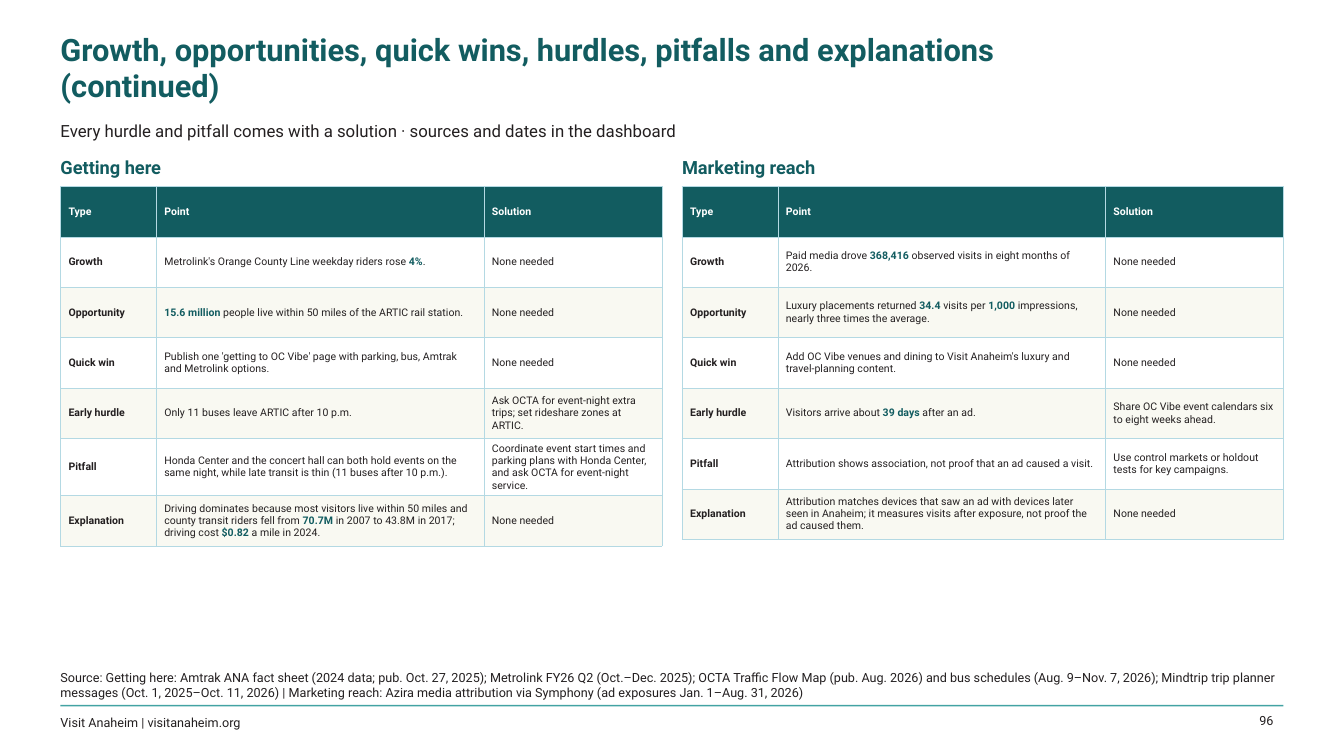
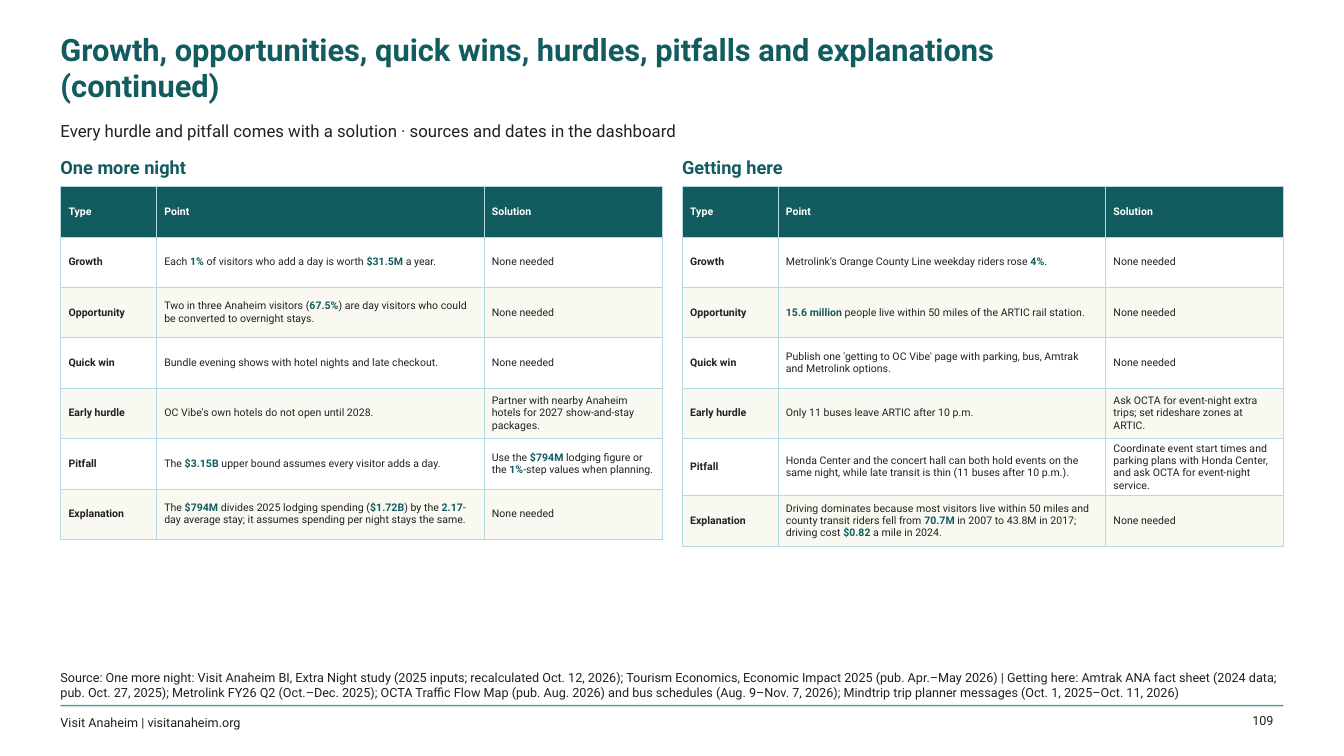
Before and after one commit to bi-visitanaheim/oc-vibe-insights, a slide deck: slide 109 of public/OC_Vibe_Insights.pptx (slide 96 before the commit). Drawn at 1344x756 pixels with LibreOffice and Linux fonts; fonts in the diff are those of the drawing; background and template pictures are left out. Boxes give left, top, right and bottom in pixels: in the first picture for what was removed or moved away, otherwise in the second. Text is boxed around its words. In the diff, an @@ line names an element or a change of style, - is before the commit and + after.

```diff
--- a/public/OC_Vibe_Insights.pptx
+++ b/public/OC_Vibe_Insights.pptx
@@ text at box(60, 160, 186, 178): text changed @@
-Getting here
+One more night
@@ text at box(682, 160, 782, 178): text changed @@
-Marketing reach
+Getting here
@@ table added at box(60, 187, 662, 529), 7 rows, 3 columns @@
+Type | Point | Solution
+Growth | Each 1% of visitors who add a day is worth $31.5M a year. | None needed
+Opportunity | Two in three Anaheim visitors (67.5%) are day visitors who could be converted to overnight stays. | None needed
+Quick win | Bundle evening shows with hotel nights and late checkout. | None needed
+Early hurdle | OC Vibe's own hotels do not open until 2028. | Partner with nearby Anaheim hotels for 2027 show-and-stay packages.
+Pitfall | The $3.15B upper bound assumes every visitor adds a day. | Use the $794M lodging figure or the 1%-step values when planning.
+Explanation | The $794M divides 2025 lodging spending ($1.72B) by the 2.17-day average stay; it assumes spending per night stays the same. | None needed
@@ table: place and size @@
-table at box(60, 187, 662, 542)
+table at box(683, 187, 1285, 542)
@@ table removed at box(683, 187, 1285, 533), 7 rows, 3 columns @@
-Type | Point | Solution
-Growth | Paid media drove 368,416 observed visits in eight months of 2026. | None needed
-Opportunity | Luxury placements returned 34.4 visits per 1,000 impressions, nearly three times the average. | None needed
-Quick win | Add OC Vibe venues and dining to Visit Anaheim's luxury and travel-planning content. | None needed
-Early hurdle | Visitors arrive about 39 days after an ad. | Share OC Vibe event calendars six to eight weeks ahead.
-Pitfall | Attribution shows association, not proof that an ad caused a visit. | Use control markets or holdout tests for key campaigns.
-Explanation | Attribution matches devices that saw an ad with devices later seen in Anaheim; it measures visits after exposure, not proof the ad caused them. | None needed
@@ text at box(60, 672, 1277, 700): text changed @@
-Source: Getting here: Amtrak ANA fact sheet (2024 data; pub. Oct. 27, 2025); Metrolink FY26 Q2 (Oct.–Dec. 2025); OCTA Traffic Flow Map (pub. Aug. 2026) and bus schedules (Aug. 9–Nov. 7, 2026); Mindtrip trip planner messages (Oct. 1, 2025–Oct. 11, 2026) | Marketing reach: Azira media attribution via Symphony (ad exposures Jan. 1–Aug. 31, 2026)
+Source: One more night: Visit Anaheim BI, Extra Night study (2025 inputs; recalculated Oct. 12, 2026); Tourism Economics, Economic Impact 2025 (pub. Apr.–May 2026) | Getting here: Amtrak ANA fact sheet (2024 data; pub. Oct. 27, 2025); Metrolink FY26 Q2 (Oct.–Dec. 2025); OCTA Traffic Flow Map (pub. Aug. 2026) and bus schedules (Aug. 9–Nov. 7, 2026); Mindtrip trip planner messages (Oct. 1, 2025–Oct. 11, 2026)
@@ page number at box(1252, 716, 1273, 725): text changed @@
-96
+109
```
Also in this commit, not shown: 33 other slides changed, 16 slides added, 31 other files.
